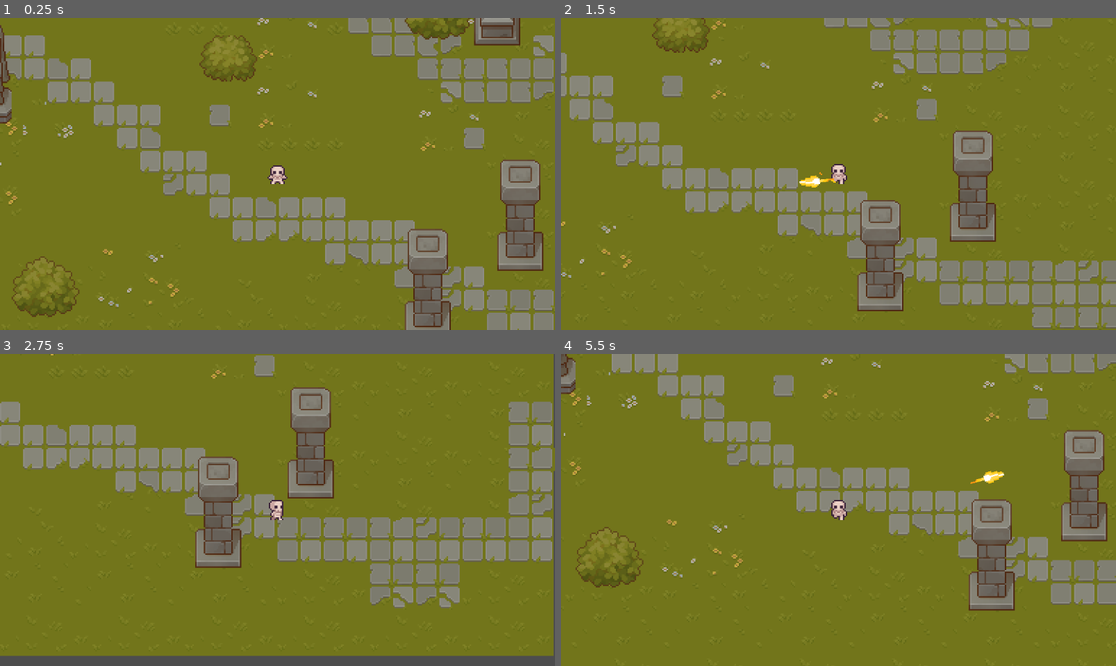
Above: before the commit, frames 1-4 (two rows, left to right).
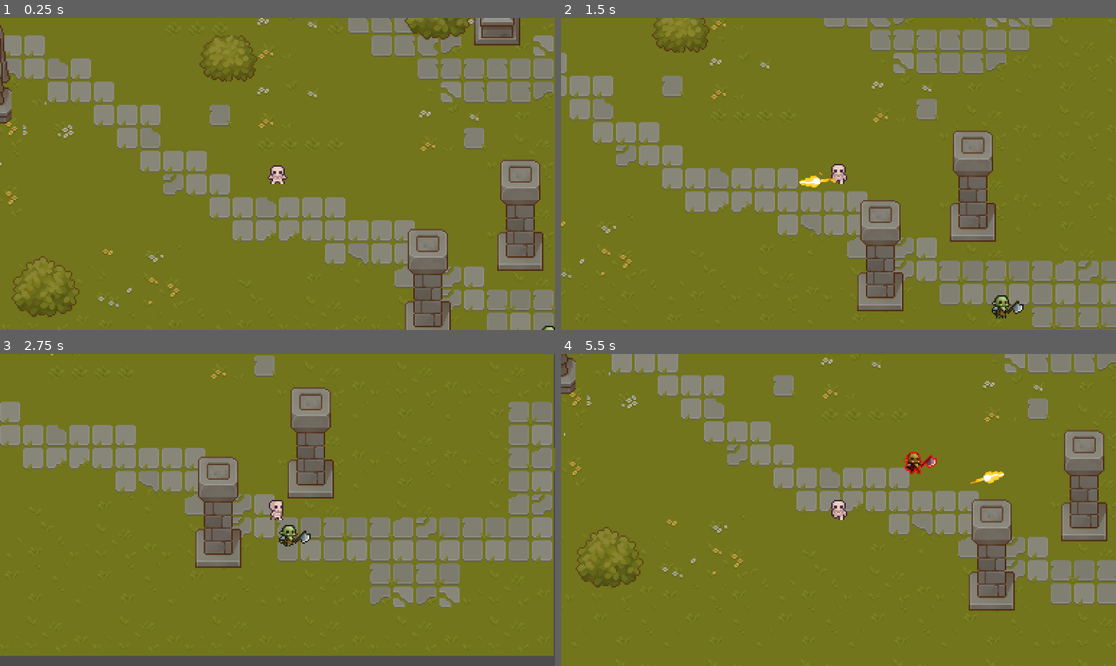
Above: after the commit, the same moments.

Repository: NOCTIS-Studio/warlocks
Game: Godot game, scene res://scenes/game.tscn
Same seed, same stepped clock (60 frames per second), same inputs: the game is played once before the commit and once after it.
Inputs (mouse positions are in pixels of both pictures, inside the frame that each line leads up to):
- Up to frame 1 (0.25 s): no input
- Up to frame 2 (1.5 s): move the mouse to (960, 158) at 0.52 s; hold D (move_right) 0.53-1.28 s; click (960, 158) at 0.6 s; move the mouse to (727, 189) at 1.27 s; hold S (move_down) from 1.28 s (still down); click (727, 189) at 1.35 s
- Up to frame 3 (2.75 s): move the mouse to (333, 441) at 2.02 s; release S (move_down) at 2.03 s; hold D (move_right) from 2.03 s (still down); click (333, 441) at 2.1 s
- Up to frame 4 (5.5 s): move the mouse to (810, 572) at 2.77 s; release D (move_right) at 2.78 s; hold W (move_up) 2.78-3.53 s; click (810, 572) at 2.85 s; move the mouse to (1005, 556) at 3.52 s; hold A (move_left) 3.53-5.03 s; click (1005, 556) at 3.6 s; move the mouse to (672, 463) at 4.27 s; click (672, 463) at 4.35 s; move the mouse to (866, 510) at 5.02 s; hold S (move_down) from 5.03 s (still down); click (866, 510) at 5.1 s

The runs differ from the first frame. In frame 1, less than 0.1% of the frame differs, in the area x 97-100%, y 98-100%; in frame 2, 0.3%, in the area x 77-84%, y 88-97%; in frame 3, 0.2%; in frame 4, 0.3%.

Commit message:
enemy move,take dmg and die

Diff:
--- /dev/null
+++ b/scenes/enemy.tscn
@@ -0,0 +1,316 @@
+[gd_scene load_steps=41 format=3 uid="uid://gpp5ahv6p23a"]
+
+[ext_resource type="Script" path="res://scripts/enemy.gd" id="1_yjoub"]
+[ext_resource type="Texture2D" uid="uid://sh2vf2hr3d7e" path="res://assets/Tiny RPG Character Asset Pack v1.03 -Free Soldier&Orc/Characters(100x100)/Orc/Orc/Orc.png" id="2_sup7g"]
+
+[sub_resource type="AtlasTexture" id="AtlasTexture_5mf4g"]
+atlas = ExtResource("2_sup7g")
+region = Rect2(0, 400, 100, 100)
+
+[sub_resource type="AtlasTexture" id="AtlasTexture_osxsd"]
+atlas = ExtResource("2_sup7g")
+region = Rect2(100, 400, 100, 100)
+
+[sub_resource type="AtlasTexture" id="AtlasTexture_jwigs"]
+atlas = ExtResource("2_sup7g")
+region = Rect2(200, 400, 100, 100)
+
+[sub_resource type="AtlasTexture" id="AtlasTexture_54h5i"]
+atlas = ExtResource("2_sup7g")
+region = Rect2(300, 400, 100, 100)
+
+[sub_resource type="AtlasTexture" id="AtlasTexture_jm44p"]
+atlas = ExtResource("2_sup7g")
+region = Rect2(0, 500, 100, 100)
+
+[sub_resource type="AtlasTexture" id="AtlasTexture_v2ru5"]
+atlas = ExtResource("2_sup7g")
+region = Rect2(100, 500, 100, 100)
+
+[sub_resource type="AtlasTexture" id="AtlasTexture_l6hf1"]
+atlas = ExtResource("2_sup7g")
+region = Rect2(200, 500, 100, 100)
+
+[sub_resource type="AtlasTexture" id="AtlasTexture_r3bma"]
+atlas = ExtResource("2_sup7g")
+region = Rect2(300, 500, 100, 100)
+
+[sub_resource type="AtlasTexture" id="AtlasTexture_b8t5d"]
+atlas = ExtResource("2_sup7g")
+region = Rect2(0, 300, 100, 100)
+
+[sub_resource type="AtlasTexture" id="AtlasTexture_fw57w"]
+atlas = ExtResource("2_sup7g")
+region = Rect2(100, 300, 100, 100)
+
+[sub_resource type="AtlasTexture" id="AtlasTexture_0qg3j"]
+atlas = ExtResource("2_sup7g")
+region = Rect2(200, 300, 100, 100)
+
+[sub_resource type="AtlasTexture" id="AtlasTexture_m5g36"]
+atlas = ExtResource("2_sup7g")
+region = Rect2(300, 300, 100, 100)
+
+[sub_resource type="AtlasTexture" id="AtlasTexture_j1l3y"]
+atlas = ExtResource("2_sup7g")
+region = Rect2(400, 300, 100, 100)
+
+[sub_resource type="AtlasTexture" id="AtlasTexture_xj7ct"]
+atlas = ExtResource("2_sup7g")
+region = Rect2(500, 300, 100, 100)
+
+[sub_resource type="AtlasTexture" id="AtlasTexture_wlwtv"]
+atlas = ExtResource("2_sup7g")
+region = Rect2(0, 0, 100, 100)
+
+[sub_resource type="AtlasTexture" id="AtlasTexture_rml0c"]
+atlas = ExtResource("2_sup7g")
+region = Rect2(100, 0, 100, 100)
+
+[sub_resource type="AtlasTexture" id="AtlasTexture_regyn"]
+atlas = ExtResource("2_sup7g")
+region = Rect2(200, 0, 100, 100)
+
+[sub_resource type="AtlasTexture" id="AtlasTexture_fny7k"]
+atlas = ExtResource("2_sup7g")
+region = Rect2(300, 0, 100, 100)
+
+[sub_resource type="AtlasTexture" id="AtlasTexture_aes4p"]
+atlas = ExtResource("2_sup7g")
+region = Rect2(400, 0, 100, 100)
+
+[sub_resource type="AtlasTexture" id="AtlasTexture_14r7y"]
+atlas = ExtResource("2_sup7g")
+region = Rect2(500, 0, 100, 100)
+
+[sub_resource type="AtlasTexture" id="AtlasTexture_sx5bp"]
+atlas = ExtResource("2_sup7g")
+region = Rect2(0, 200, 100, 100)
+
+[sub_resource type="AtlasTexture" id="AtlasTexture_0lo31"]
+atlas = ExtResource("2_sup7g")
+region = Rect2(100, 200, 100, 100)
+
+[sub_resource type="AtlasTexture" id="AtlasTexture_slglh"]
+atlas = ExtResource("2_sup7g")
+region = Rect2(200, 200, 100, 100)
+
+[sub_resource type="AtlasTexture" id="AtlasTexture_0s2t0"]
+atlas = ExtResource("2_sup7g")
+region = Rect2(300, 200, 100, 100)
+
+[sub_resource type="AtlasTexture" id="AtlasTexture_7qnu1"]
+atlas = ExtResource("2_sup7g")
+region = Rect2(400, 200, 100, 100)
+
+[sub_resource type="AtlasTexture" id="AtlasTexture_tx0td"]
+atlas = ExtResource("2_sup7g")
+region = Rect2(500, 200, 100, 100)
+
+[sub_resource type="AtlasTexture" id="AtlasTexture_wbv0q"]
+atlas = ExtResource("2_sup7g")
+region = Rect2(0, 100, 100, 100)
+
+[sub_resource type="AtlasTexture" id="AtlasTexture_lu00b"]
+atlas = ExtResource("2_sup7g")
+region = Rect2(100, 100, 100, 100)
+
+[sub_resource type="AtlasTexture" id="AtlasTexture_rgmg8"]
+atlas = ExtResource("2_sup7g")
+region = Rect2(200, 100, 100, 100)
+
+[sub_resource type="AtlasTexture" id="AtlasTexture_v2c0d"]
+atlas = ExtResource("2_sup7g")
+region = Rect2(300, 100, 100, 100)
+
+[sub_resource type="AtlasTexture" id="AtlasTexture_iw2at"]
+atlas = ExtResource("2_sup7g")
+region = Rect2(400, 100, 100, 100)
+
+[sub_resource type="AtlasTexture" id="AtlasTexture_1dt3j"]
+atlas = ExtResource("2_sup7g")
+region = Rect2(500, 100, 100, 100)
+
+[sub_resource type="AtlasTexture" id="AtlasTexture_by4mq"]
+atlas = ExtResource("2_sup7g")
+region = Rect2(600, 100, 100, 100)
+
+[sub_resource type="AtlasTexture" id="AtlasTexture_1kmyc"]
+atlas = ExtResource("2_sup7g")
+region = Rect2(700, 100, 100, 100)
+
+[sub_resource type="SpriteFrames" id="SpriteFrames_kcniq"]
+animations = [{
+"frames": [{
+"duration": 1.0,
+"texture": SubResource("AtlasTexture_5mf4g")
+}, {
+"duration": 1.0,
+"texture": SubResource("AtlasTexture_osxsd")
+}, {
+"duration": 1.0,
+"texture": SubResource("AtlasTexture_jwigs")
+}, {
+"duration": 1.0,
+"texture": SubResource("AtlasTexture_54h5i")
+}],
+"loop": true,
+"name": &"damage",
+"speed": 8.0
+}, {
+"frames": [{
+"duration": 1.0,
+"texture": SubResource("AtlasTexture_jm44p")
+}, {
+"duration": 1.0,
+"texture": SubResource("AtlasTexture_v2ru5")
+}, {
+"duration": 1.0,
+"texture": SubResource("AtlasTexture_l6hf1")
+}, {
+"duration": 1.0,
+"texture": SubResource("AtlasTexture_r3bma")
+}],
+"loop": false,
+"name": &"death",
+"speed": 5.0
+}, {
+"frames": [{
+"duration": 1.0,
+"texture": SubResource("AtlasTexture_b8t5d")
+}, {
+"duration": 1.0,
+"texture": SubResource("AtlasTexture_fw57w")
+}, {
+"duration": 1.0,
+"texture": SubResource("AtlasTexture_0qg3j")
+}, {
+"duration": 1.0,
+"texture": SubResource("AtlasTexture_m5g36")
+}, {
+"duration": 1.0,
+"texture": SubResource("AtlasTexture_j1l3y")
+}, {
+"duration": 1.0,
+"texture": SubResource("AtlasTexture_xj7ct")
+}],
+"loop": true,
+"name": &"heavyAttack",
+"speed": 6.0
+}, {
+"frames": [{
+"duration": 1.0,
+"texture": SubResource("AtlasTexture_wlwtv")
+}, {
+"duration": 1.0,
+"texture": SubResource("AtlasTexture_rml0c")
+}, {
+"duration": 1.0,
+"texture": SubResource("AtlasTexture_regyn")
+}, {
+"duration": 1.0,
+"texture": SubResource("AtlasTexture_fny7k")
+}, {
+"duration": 1.0,
+"texture": SubResource("AtlasTexture_aes4p")
+}, {
+"duration": 1.0,
+"texture": SubResource("AtlasTexture_14r7y")
+}],
+"loop": true,
+"name": &"idle",
+"speed": 6.0
+}, {
+"frames": [{
+"duration": 1.0,
+"texture": SubResource("AtlasTexture_sx5bp")
+}, {
+"duration": 1.0,
+"texture": SubResource("AtlasTexture_0lo31")
+}, {
+"duration": 1.0,
+"texture": SubResource("AtlasTexture_slglh")
+}, {
+"duration": 1.0,
+"texture": SubResource("AtlasTexture_0s2t0")
+}, {
+"duration": 1.0,
+"texture": SubResource("AtlasTexture_7qnu1")
+}, {
+"duration": 1.0,
+"texture": SubResource("AtlasTexture_tx0td")
+}],
+"loop": true,
+"name": &"lightAttack",
+"speed": 7.0
+}, {
+"frames": [{
+"duration": 1.0,
+"texture": SubResource("AtlasTexture_wbv0q")
+}, {
+"duration": 1.0,
+"texture": SubResource("AtlasTexture_lu00b")
+}, {
+"duration": 1.0,
+"texture": SubResource("AtlasTexture_rgmg8")
+}, {
+"duration": 1.0,
+"texture": SubResource("AtlasTexture_v2c0d")
+}, {
+"duration": 1.0,
+"texture": SubResource("AtlasTexture_iw2at")
+}, {
+"duration": 1.0,
+"texture": SubResource("AtlasTexture_1dt3j")
+}, {
+"duration": 1.0,
+"texture": SubResource("AtlasTexture_by4mq")
+}, {
+"duration": 1.0,
+"texture": SubResource("AtlasTexture_1kmyc")
+}],
+"loop": true,
+"name": &"move",
+"speed": 7.0
+}]
+
+[sub_resource type="CircleShape2D" id="CircleShape2D_qn2nm"]
+radius = 6.0
+
+[sub_resource type="CapsuleShape2D" id="CapsuleShape2D_7nup7"]
+radius = 8.0
+height = 18.0
+
+[sub_resource type="CircleShape2D" id="CircleShape2D_cj6ot"]
+radius = 106.042
+
+[node name="enemy" type="CharacterBody2D"]
+script = ExtResource("1_yjoub")
+
+[node name="AnimatedSprite2D" type="AnimatedSprite2D" parent="."]
+sprite_frames = SubResource("SpriteFrames_kcniq")
+animation = &"death"
+frame = 3
+frame_progress = 1.0
+
+[node name="CollisionShape2D" type="CollisionShape2D" parent="."]
+visible = false
+position = Vector2(1, 2)
+shape = SubResource("CircleShape2D_qn2nm")
+metadata/_edit_group_ = true
+
+[node name="hitbox" type="Area2D" parent="."]
+visible = false
+
+[node name="CollisionShape2D" type="CollisionShape2D" parent="hitbox"]
+position = Vector2(1, -1)
+shape = SubResource("CapsuleShape2D_7nup7")
+
+[node name="detectionArea" type="Area2D" parent="."]
+
+[node name="CollisionShape2D" type="CollisionShape2D" parent="detectionArea"]
+shape = SubResource("CircleShape2D_cj6ot")
+
+[connection signal="area_entered" from="hitbox" to="." method="_on_hitbox_area_entered"]
+[connection signal="body_entered" from="detectionArea" to="." method="_on_detection_area_body_entered"]
+[connection signal="body_exited" from="detectionArea" to="." method="_on_detection_area_body_exited"]
--- a/scenes/game.tscn
+++ b/scenes/game.tscn
@@ -8,6 +8,7 @@
 [ext_resource type="Texture2D" uid="uid://dm45xmno4lwqs" path="res://assets/Texture/TX Shadow Plant.png" id="5_01hwd"]
 [ext_resource type="Texture2D" uid="uid://bijv477epayf0" path="res://assets/Texture/TX Tileset Stone Ground.png" id="6_3i5hb"]
 [ext_resource type="PackedScene" uid="uid://viga4ex103sg" path="res://scenes/bullet_manager.tscn" id="8_cncr2"]
+[ext_resource type="PackedScene" uid="uid://gpp5ahv6p23a" path="res://scenes/enemy.tscn" id="9_skd76"]
 
 [sub_resource type="TileSetAtlasSource" id="TileSetAtlasSource_2khrk"]
 texture = ExtResource("2_kdvk2")
@@ -1782,3 +1783,7 @@
 tile_set = SubResource("TileSet_o0b7l")
 
 [node name="BulletManager" parent="." instance=ExtResource("8_cncr2")]
+
+[node name="enemy" parent="." instance=ExtResource("9_skd76")]
+top_level = true
+position = Vector2(187, 113)
--- a/scripts/bullet.gd
+++ b/scripts/bullet.gd
@@ -11,3 +11,6 @@
 func set_direction(direction: Vector2):
 	self.direction = direction
 	rotation += direction.angle()
+
+func deal_damage():
+	pass
--- /dev/null
+++ b/scripts/enemy.gd
@@ -0,0 +1,53 @@
+extends CharacterBody2D
+
+
+var speed = 50
+var heatlh = 100
+var attackDmg = 5
+var dead = false
+var takingDmg = false
+var player_in_area = false
+var player
+
+func _ready() -> void:
+	dead = false
+
+
+func _physics_process(delta: float) -> void:
+	if !dead and !takingDmg:
+		$detectionArea/CollisionShape2D.disabled = false
+		if player_in_area:
+			position += (player.position - position) /speed
+			$AnimatedSprite2D.play("move")
+		else:
+			$AnimatedSprite2D.play("idle")
+	else:
+		$detectionArea/CollisionShape2D.disabled = true
+
+func _on_detection_area_body_entered(body: Node2D) -> void:
+	if body.has_method("player"):
+		player_in_area = true
+		player = body
+
+func _on_detection_area_body_exited(body: Node2D) -> void:
+	if body.has_method("player"):
+		player_in_area = false
+
+func _on_hitbox_area_entered(area: Area2D) -> void:
+	if area.has_method("deal_damage"):
+		take_damage(25)
+
+func take_damage(dmg):
+	heatlh-= dmg
+	takingDmg =true
+	$AnimatedSprite2D.play("damage")
+	await get_tree().create_timer(0.5).timeout
+	takingDmg =false
+	if heatlh <=0 and !dead:
+		killEnemy()
+
+func killEnemy():
+	dead = true
+	$AnimatedSprite2D.play("death")
+	await get_tree().create_timer(1).timeout
+	queue_free()
--- a/scripts/player.gd
+++ b/scripts/player.gd
@@ -82,3 +82,7 @@
 	var target = get_global_mouse_position()
 	var direction_to_mouse = end_of_wand.global_position.direction_to(target).normalized()
 	bullet_instace.set_direction(direction_to_mouse)
+
+#Function to detect players as enemies
+func player():
+	pass
Not shown, added: assets/COUPON.png.import
Not shown, added: assets/PNG/Animation1.png.import
Not shown, added: assets/PNG/Animation2.png.import
Not shown, added: assets/PNG/Animation3.png.import
Not shown, added: assets/PNG/Animation4.png.import
Not shown, added: assets/PNG/Animation5.png.import
Not shown, added: assets/PNG/Animation6.png.import
Not shown, added: assets/PNG/Details.png.import
Not shown, added: assets/PNG/Ground_rocks.png.import
Not shown, added: assets/PNG/Objects.png.import
Not shown, added: assets/PNG/Objects_separately/Bones_shadow1_1.png.import
Not shown, added: assets/PNG/Objects_separately/Bones_shadow1_10.png.import
(and 338 more such lines)
